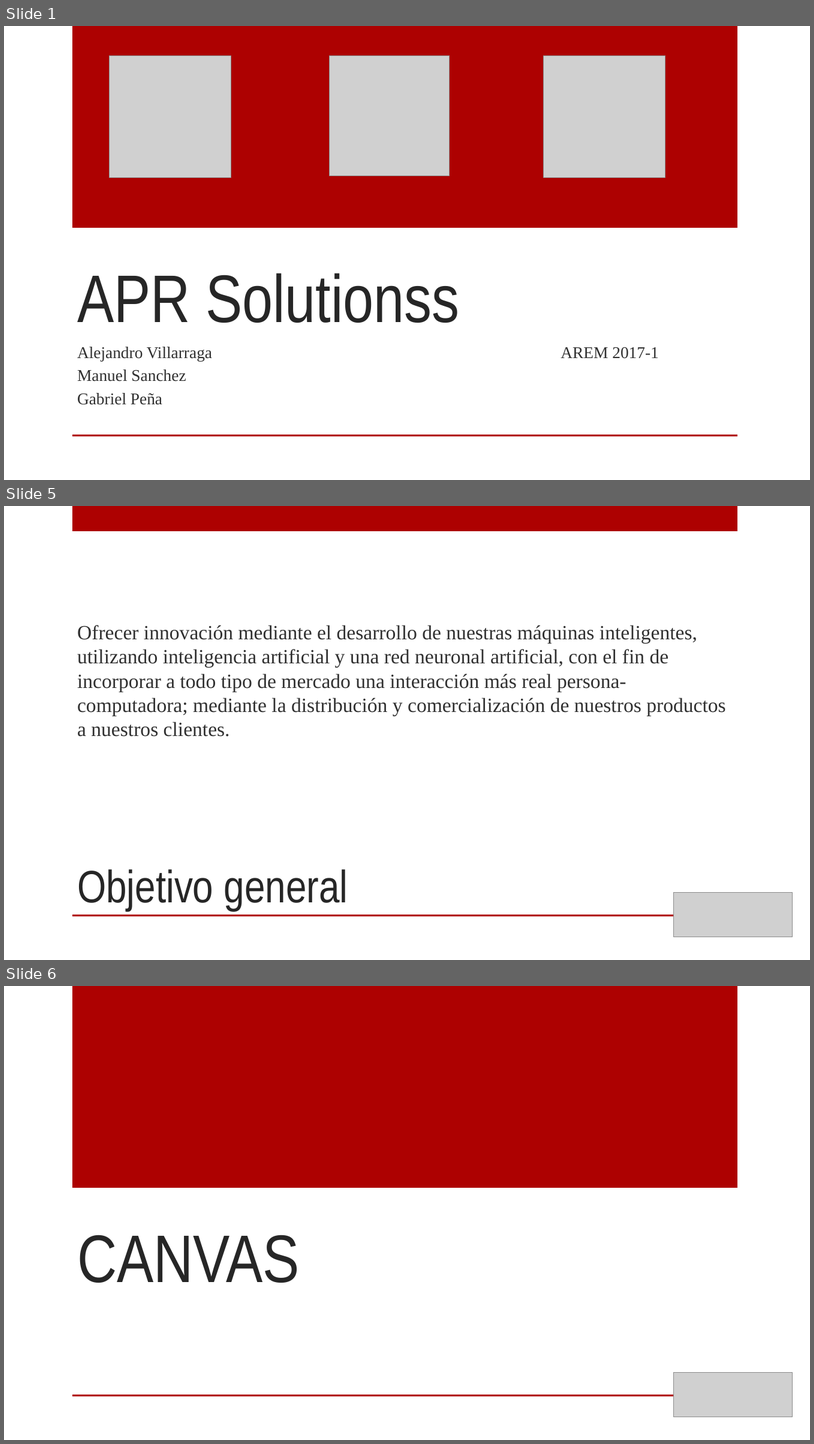
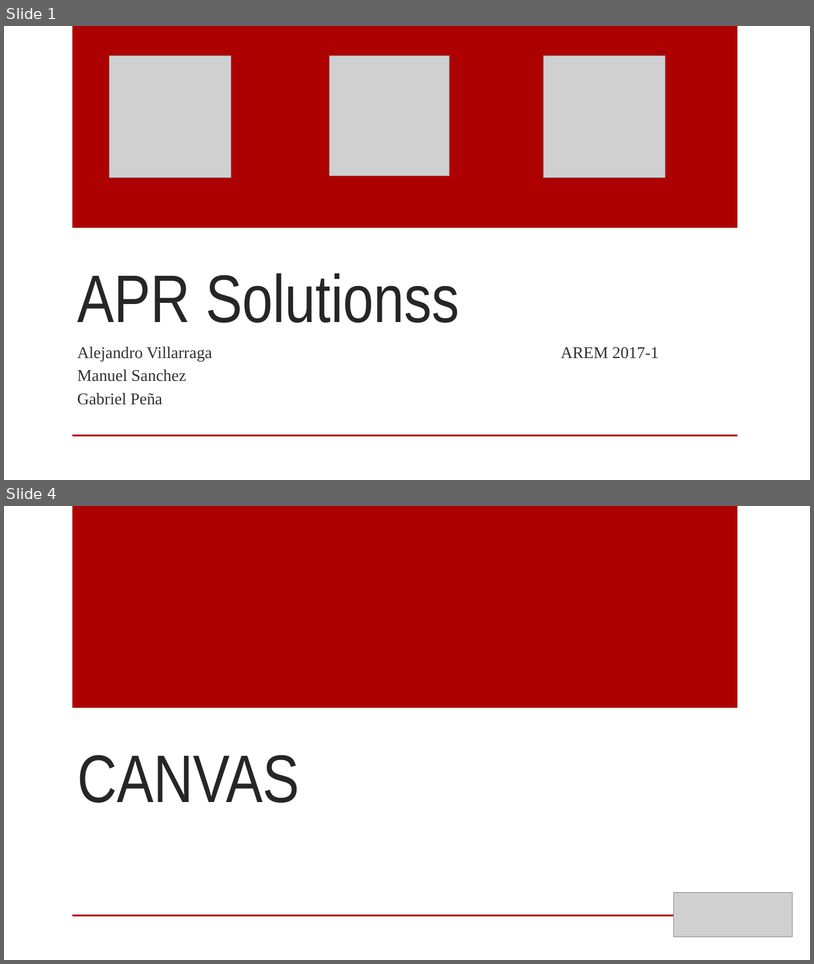
Before and after one commit to Manny2296/AE-APRSOLUTIONSS, a slide deck: co.AE_APRSOLUTIONSS/Presentation/APR Solutionss presentacion.pptx. Shown one above the other, each under a label of ours: slides 1, 5 and 6 before the commit, slides 1 and 4 after it; the slides between them are not shown. The pictures are 814x1444 and 814x964 pixels, drawn with LibreOffice and Linux fonts; fonts in the diff are those of the drawing; grey boxes stand for pictures; background and template pictures are left out. Boxes give left, top, right and bottom in pixels: in the first picture for what was removed or moved away, otherwise in the second. Text is boxed around its words. In the diff, an @@ line names an element or a change of style, - is before the commit and + after.

```diff
--- a/co.AE_APRSOLUTIONSS/Presentation/APR Solutionss presentacion.pptx
+++ b/co.AE_APRSOLUTIONSS/Presentation/APR Solutionss presentacion.pptx
@@ slide 5 removed at (x1=4, y1=506, x2=810, y2=960), background picture (left out); not listed: 1 template element that a slide beside it also shows @@
@@ rectangle removed at (x1=72, y1=506, x2=738, y2=531) @@
@@ text removed at (x1=77, y1=625, x2=726, y2=736) @@
-Ofrecer innovación mediante el desarrollo de nuestras máquinas inteligentes, utilizando inteligencia artificial y una red neuronal artificial, con el fin de incorporar a todo tipo de mercado una interacción más real persona-computadora; mediante la distribución y comercialización de nuestros productos a nuestros clientes.
@@ title removed at (x1=77, y1=869, x2=348, y2=911) @@
-Objetivo general
@@ picture removed at (x1=674, y1=892, x2=793, y2=937) @@
@@ what was slide 6 is now slide 4 @@
```
Also in this commit, not shown: 5 slides changed, 4 slides added, 1 other slide removed, 35 other files.
